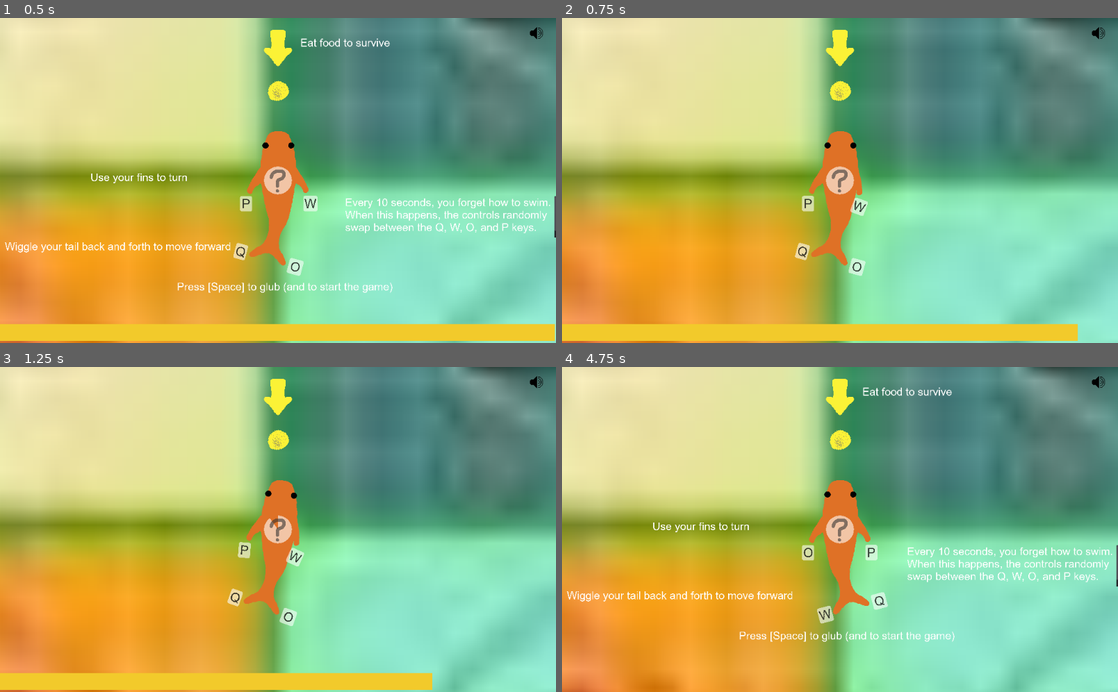
Above: before the commit, frames 1-4 (two rows, left to right).
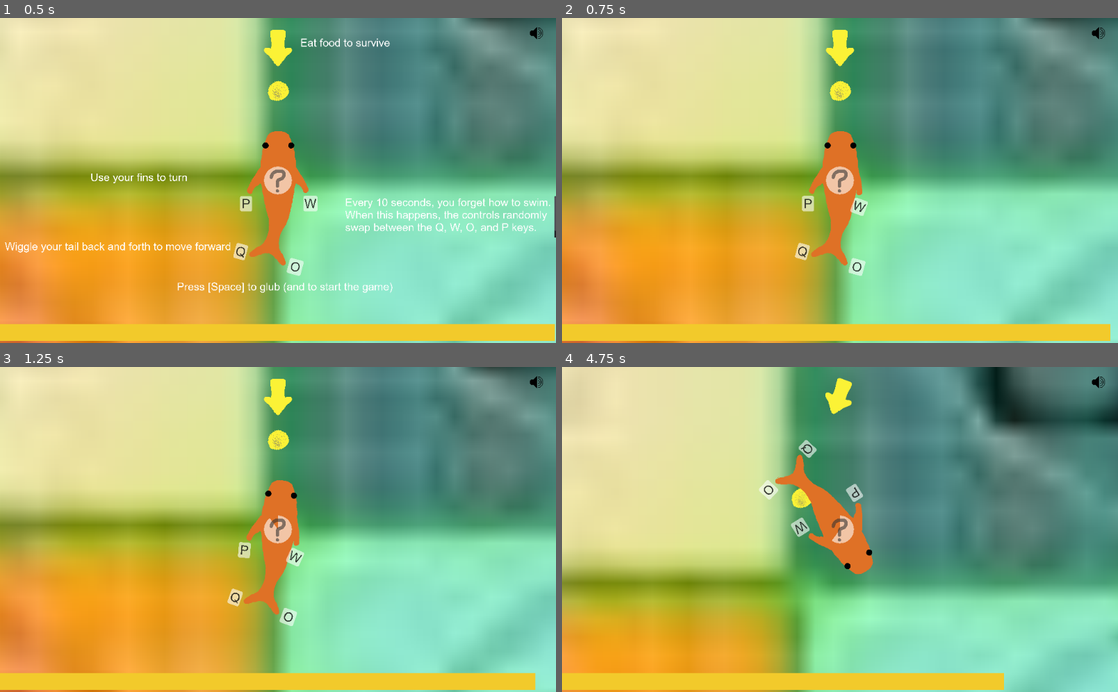
Above: after the commit, the same moments.

Repository: JordanLevy/LudumDare51
Game: Godot game, scene res://Scenes/Main.tscn
Same seed, same stepped clock (60 frames per second), same inputs: the game is played once before the commit and once after it.
Inputs:
- Up to frame 1 (0.5 s): no input
- Up to frame 2 (0.75 s): tap Space at 0.5 s; hold W from 0.53 s (still down); tap Q at 0.6 s
- Up to frame 3 (1.25 s): keep holding W; tap Space at 0.77 s
- Up to frame 4 (4.75 s): release W at 1.28 s; tap O at 1.35, 3.6 s; tap Space at 1.52, 3.02, 3.77, 4.52 s; hold W 2.03-3.53 s; tap P at 2.1, 4.35 s; tap Q at 2.85 s

Frame 1 is identical in both runs. In frame 2, 0.3% of the frame differs, in the area x 92-99%, y 94-100%; in frame 3, 1.0%; in frame 4, 56%, in the area x 0-100%, y 0-100%.

Commit message:
Dead fish eyes appear on lose

Diff:
--- a/Game/Scenes/Main.tscn
+++ b/Game/Scenes/Main.tscn
@@ -18,6 +18,8 @@
 [ext_resource path="res://Assets/Fonts/Arial.tres" type="DynamicFont" id=16]
 [ext_resource path="res://Assets/Fonts/Arial_Controls.tres" type="DynamicFont" id=17]
 [ext_resource path="res://Scripts/Instructions.gd" type="Script" id=18]
+[ext_resource path="res://Assets/Fish/Dead_Eye.png" type="Texture" id=19]
+[ext_resource path="res://Scripts/AppearOnLose.gd" type="Script" id=20]
 
 [sub_resource type="CapsuleShape2D" id=7]
 radius = 97.1428
@@ -1048,6 +1050,16 @@
 texture = ExtResource( 4 )
 region_enabled = true
 region_rect = Rect2( 410, 54, 200, 550 )
+
+[node name="LEye" type="Sprite" parent="FishRigidBody/FishRig/Torso"]
+position = Vector2( -67, -193 )
+texture = ExtResource( 19 )
+script = ExtResource( 20 )
+
+[node name="REye" type="Sprite" parent="FishRigidBody/FishRig/Torso"]
+position = Vector2( 74, -193 )
+texture = ExtResource( 19 )
+script = ExtResource( 20 )
 
 [node name="LFlipper" type="Sprite" parent="FishRigidBody/FishRig/Torso"]
 position = Vector2( -100, 0 )
--- /dev/null
+++ b/Game/Scripts/AppearOnLose.gd
@@ -0,0 +1,15 @@
+extends Node2D
+
+func _ready():
+	GameEvents.connect("MainMenu", self, 'on_main_menu')
+	GameEvents.connect("StartGame", self, 'on_start_game')
+	GameEvents.connect("GameOver", self, 'on_game_over')
+
+func on_main_menu():
+	visible = false
+
+func on_start_game():
+	visible = false
+
+func on_game_over():
+	visible = true
--- a/Game/Scripts/HungerBar.gd
+++ b/Game/Scripts/HungerBar.gd
@@ -5,7 +5,7 @@
 # var a = 2
 # var b = "text"
 
-var hunger_per_second = 30
+var hunger_per_second = 5
 
 # Called when the node enters the scene tree for the first time.
 func _ready():
Binary file added: Game/Assets/Fish/Dead_Eye.png
Not shown, added: Game/Assets/Fish/Dead_Eye.png.import
Not shown: 1 places in Game/Scenes/Main.tscn that only renumber resources
